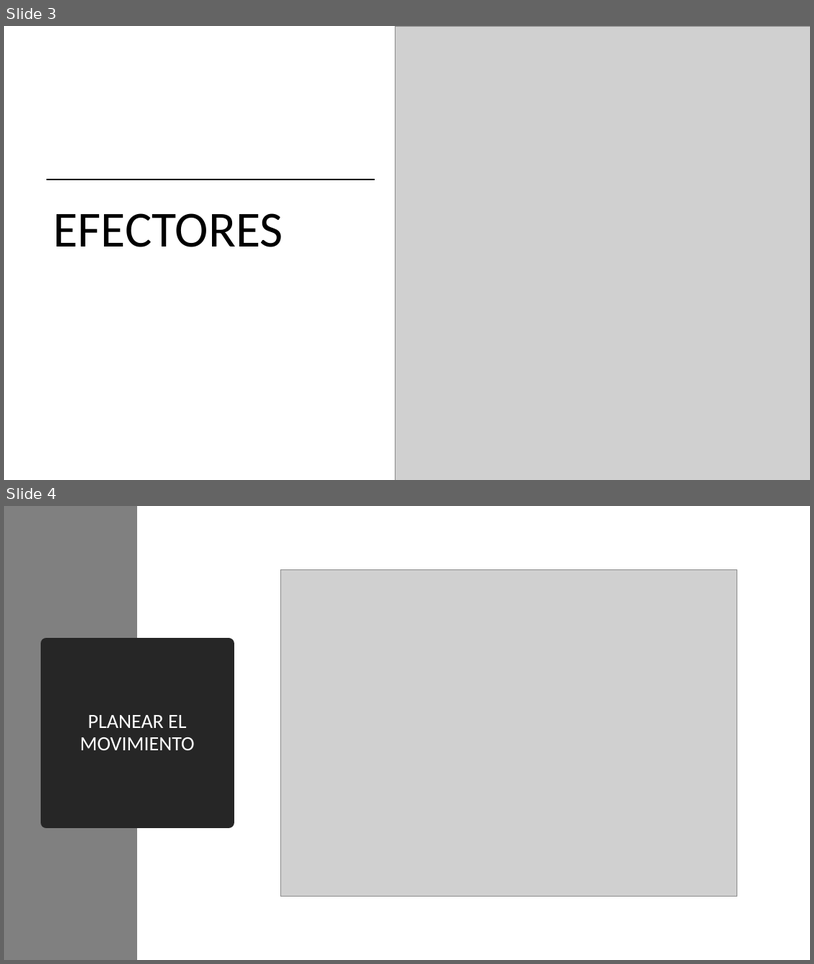
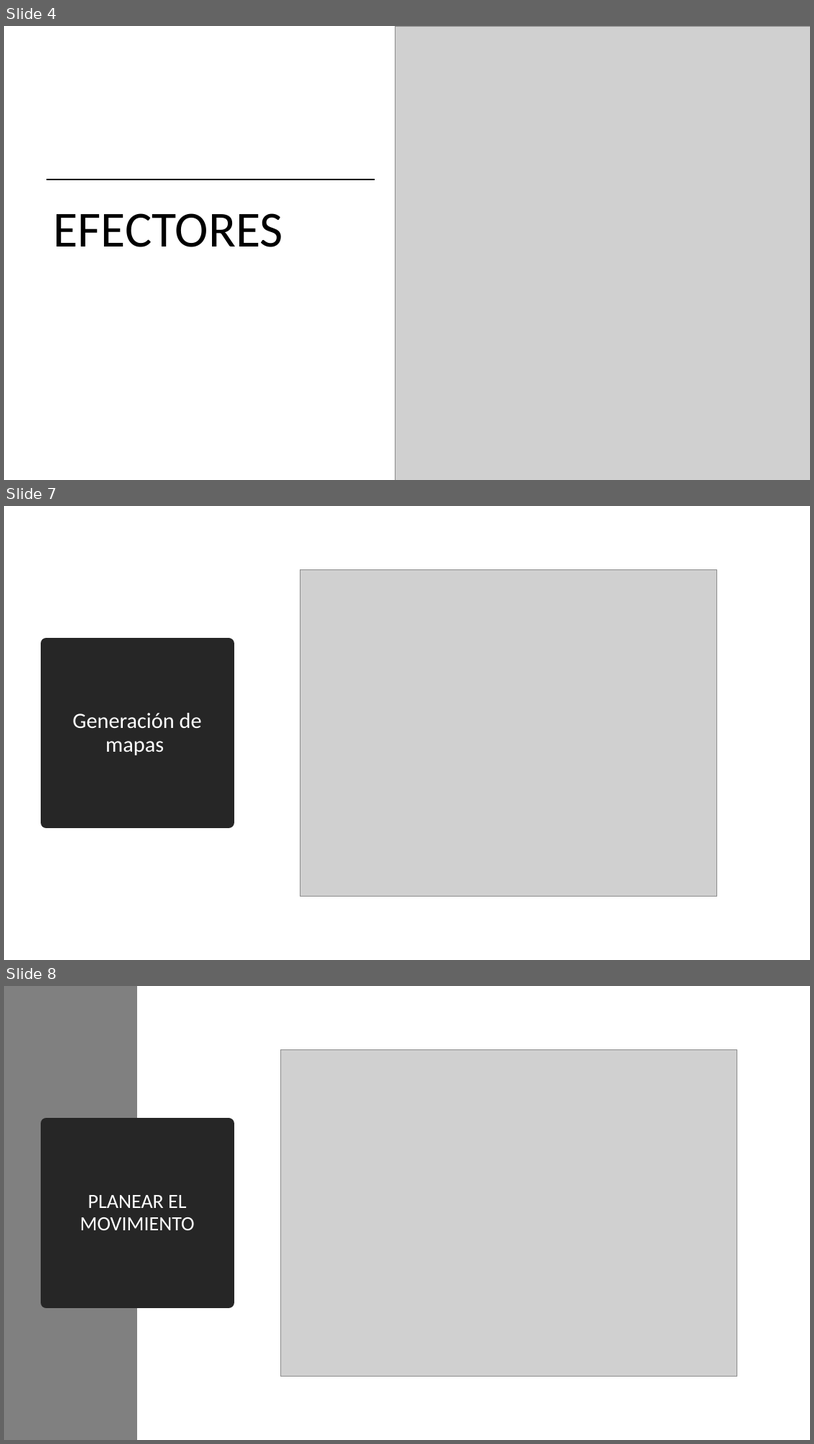
Before and after one commit to Cesarsanchezjerez/C1_04, a slide deck: presentacion.pptx. Shown one above the other, each under a label of ours: slides 3 and 4 before the commit, slides 4, 7 and 8 after it; the slides between them are not shown. The pictures are 814x964 and 814x1444 pixels, drawn with LibreOffice and Linux fonts; fonts in the diff are those of the drawing; grey boxes stand for pictures. Boxes give left, top, right and bottom in pixels: in the first picture for what was removed or moved away, otherwise in the second. Text is boxed around its words. In the diff, an @@ line names an element or a change of style, - is before the commit and + after.

```diff
--- a/presentacion.pptx
+++ b/presentacion.pptx
@@ slide 7 added at (x1=4, y1=506, x2=810, y2=960), background #FFFFFF @@
@@ picture added at (x1=301, y1=569, x2=718, y2=896) @@
@@ title added at (x1=46, y1=644, x2=229, y2=822), fill #262626, outline #262626 13.75 pt, 26 pt, text #FFFFFF @@
+Generación de mapas
@@ what was slide 3 is now slide 4 @@
@@ what was slide 4 is now slide 8 @@
```
Also in this commit, not shown: 7 other slides added, 4 other files.
